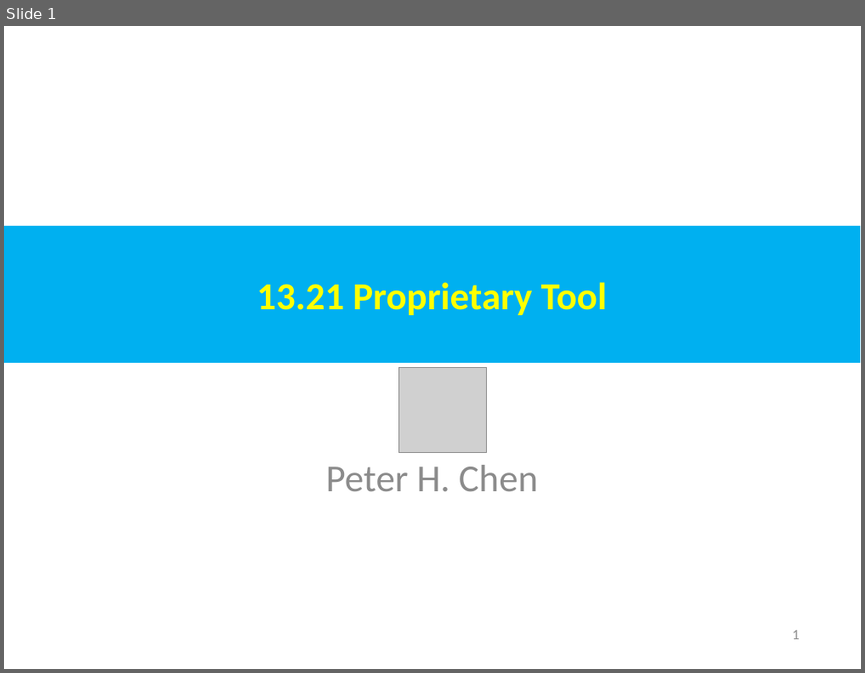
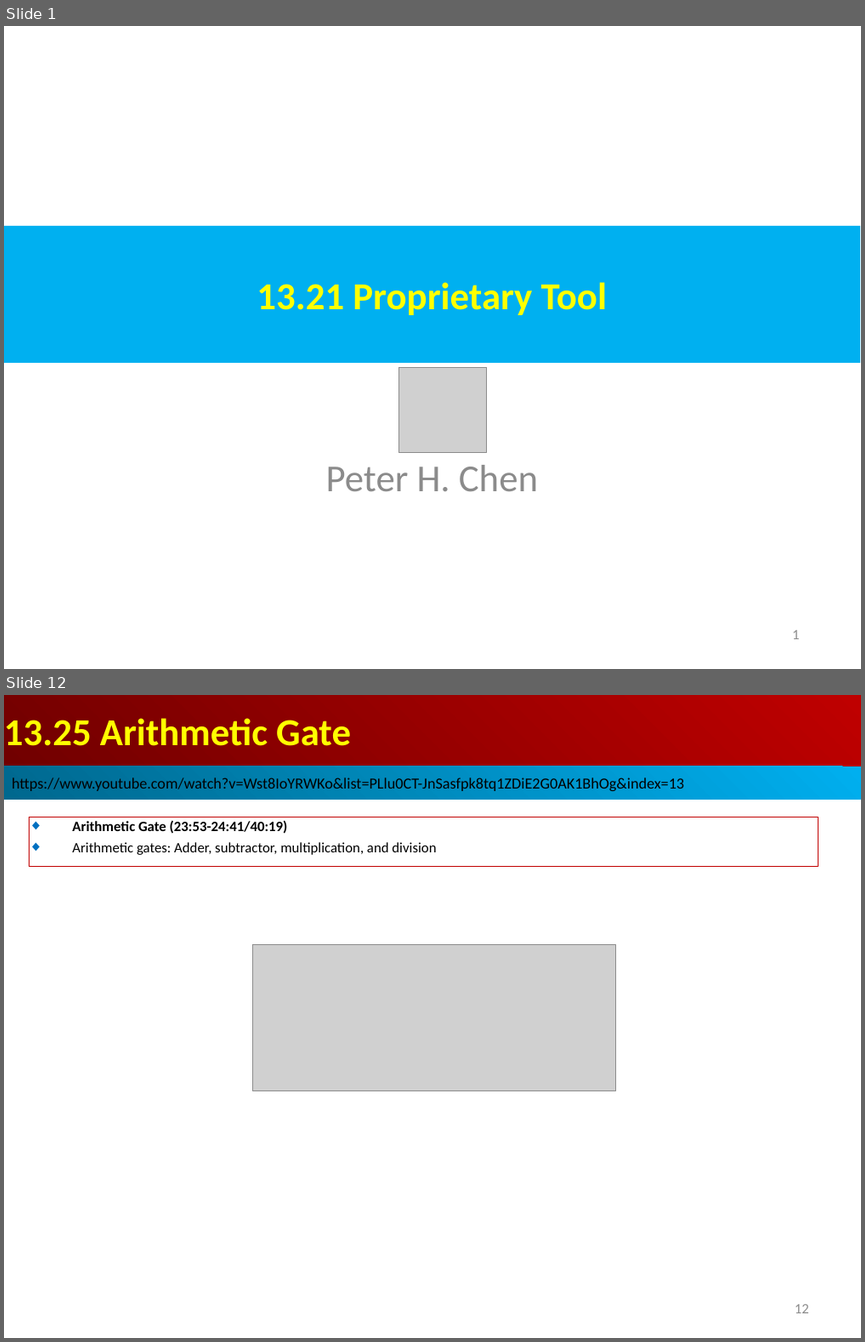
Before and after one commit to peterhchen/AIU_CS800_Chisel, a slide deck: 500_Chisel_Conf/013_FPGA/000_Video/013.21_30_Tool.ppt. Shown one above the other, each under a label of ours: slide 1 before the commit, slides 1 and 12 after it; the slides between them are not shown. The pictures are 865x673 and 865x1342 pixels, drawn with LibreOffice and Linux fonts; fonts in the diff are those of the drawing; grey boxes stand for pictures. Boxes give left, top, right and bottom in pixels: in the first picture for what was removed or moved away, otherwise in the second. Text is boxed around its words. In the diff, an @@ line names an element or a change of style, - is before the commit and + after.

```diff
--- a/500_Chisel_Conf/013_FPGA/000_Video/013.21_30_Tool.ppt
+++ b/500_Chisel_Conf/013_FPGA/000_Video/013.21_30_Tool.ppt
@@ slide 12 added at [4, 695, 861, 1338], background #FFFFFF @@
@@ rectangle added at [4, 695, 861, 766], fill gradient #BF0000 to #710000, 32 pt, text #FFFF00, bold @@
+13.25 Arithmetic Gate
@@ rectangle added at [4, 766, 861, 800], fill gradient #00AFEF to #00688E, 13 pt, text #000000 @@
+https://www.youtube.com/watch?v=Wst8IoYRWKo&list=PLlu0CT-JnSasfpk8tq1ZDiE2G0AK1BhOg&index=13
@@ rectangle added at [29, 817, 818, 867], outline #C00000 0.74 pt, 12 pt, text #000000 @@
+◆ Arithmetic Gate (23:53-24:41/40:19)
+◆ Arithmetic gates: Adder, subtractor, multiplication, and division
@@ picture added at [253, 944, 616, 1091] @@
@@ page number added at [794, 1304, 809, 1313], 12 pt, text #8B8B8B @@
+12
```
Also in this commit, not shown: 1 slide changed, 19 other slides added, 2 other files.
